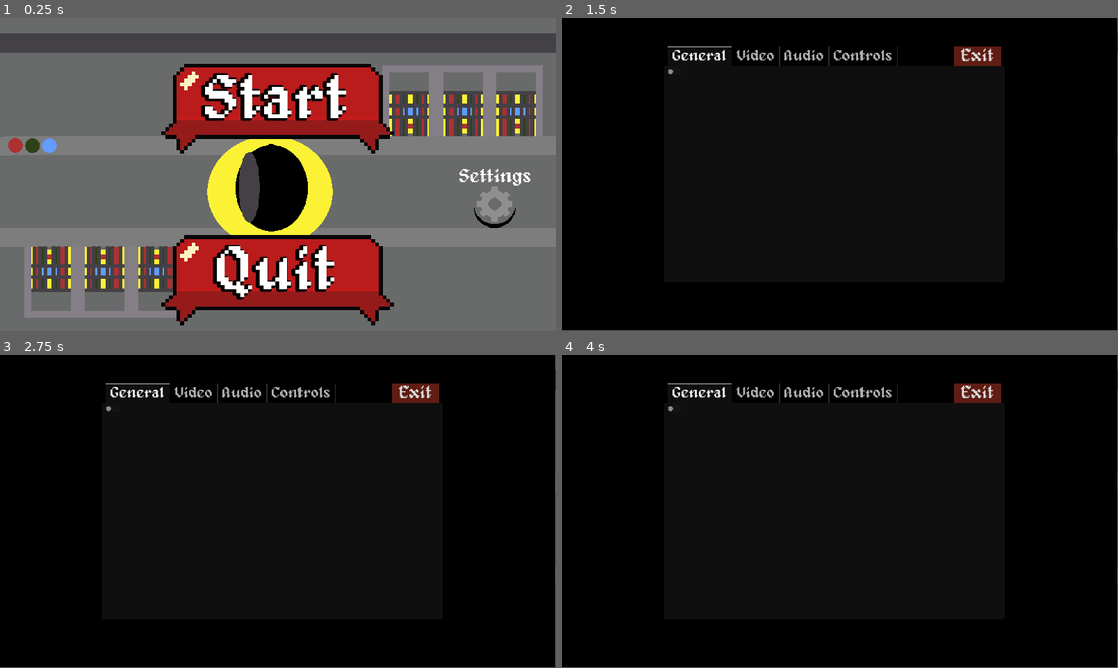
Above: before the commit, frames 1-4 (two rows, left to right).
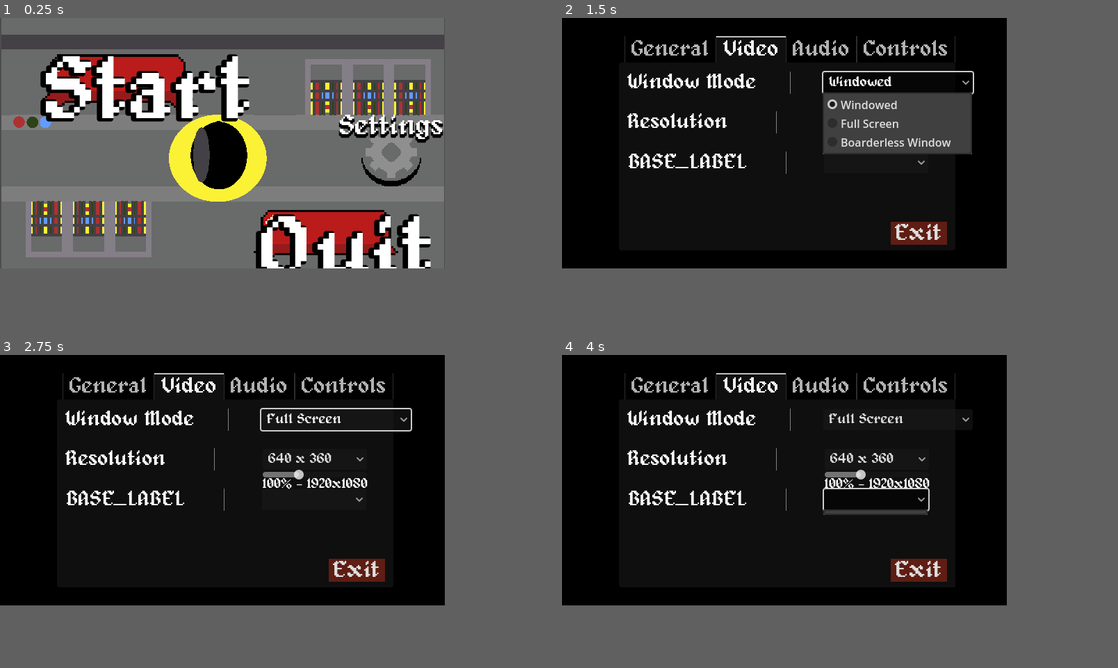
Above: after the commit, the same moments.

Repository: quapin/mattjam
Game: Godot game, scene res://src/UI/mainMenu.tscn
Same seed, same stepped clock (60 frames per second), same inputs: the game is played once before the commit and once after it.
Inputs (mouse positions are in pixels of both pictures, inside the frame that each line leads up to):
- Up to frame 1 (0.25 s): no input
- Up to frame 2 (1.5 s): click "Settings" at 0.5 s; click (979, 99) at 1.25 s, where only the run after the commit has a clickable "Windowed"
- Up to frame 3 (2.75 s): click (394, 486) at 2 s, where only the run after the commit has a clickable "640 x 360"
- Up to frame 4 (4 s): click (979, 436) at 2.75 s, where only the run after the commit has a clickable "Full Screen"; click (956, 536) at 3.52 s
In our replay, the window is 800x450 before the commit and 640x360 after it. These sizes can differ from the game's own. Grey fills any space a smaller window leaves; there, only what the larger window draws over its background counts as a difference.

The runs differ from the first frame. In frame 1, 48% of the frame differs, in the area x 0-100%, y 0-99%; in frame 2, 10%; in frame 3, 5.6%; in frame 4, 5.8%.

Commit message:
resolution settings

Diff:
--- a/project.godot
+++ b/project.godot
@@ -28,8 +28,13 @@
 
 [display]
 
-window/stretch/mode="canvas_items"
+window/size/viewport_width=640
+window/size/viewport_height=360
+window/size/mode=3
+window/size/resizable=false
+window/stretch/mode="viewport"
 window/stretch/aspect="expand"
+window/stretch/scale_mode="integer"
 
 [input]
 
--- a/src/UI/mainMenu.tscn
+++ b/src/UI/mainMenu.tscn
@@ -176,15 +176,15 @@
 
 [sub_resource type="LabelSettings" id="LabelSettings_em46g"]
 font = ExtResource("5_e8blt")
-font_size = 130
-shadow_size = 15
+font_size = 60
+shadow_size = 4
 shadow_color = Color(0, 0, 0, 1)
 shadow_offset = Vector2(-4, 1)
 
 [sub_resource type="LabelSettings" id="LabelSettings_6sofe"]
 font = ExtResource("5_e8blt")
-font_size = 130
-shadow_size = 15
+font_size = 60
+shadow_size = 4
 shadow_color = Color(0, 0, 0, 1)
 shadow_offset = Vector2(-4, 1)
 
@@ -199,18 +199,22 @@
 script = ExtResource("1_d45ex")
 
 [node name="AnimatedSprite2D" type="AnimatedSprite2D" parent="."]
-position = Vector2(574, 320.555)
-scale = Vector2(0.612067, 0.613788)
+position = Vector2(320.552, 180)
+scale = Vector2(0.331717, 0.333333)
 sprite_frames = SubResource("SpriteFrames_0auq7")
 autoplay = "default"
 frame_progress = 0.347077
 
 [node name="StartButton" type="TextureButton" parent="."]
-layout_mode = 0
-offset_left = 328.0
-offset_top = 88.0
-offset_right = 825.0
-offset_bottom = 282.0
+layout_mode = 1
+anchors_preset = 5
+anchor_left = 0.5
+anchor_right = 0.5
+offset_left = -262.0
+offset_top = 49.0
+offset_right = -39.0
+offset_bottom = 136.0
+grow_horizontal = 2
 texture_normal = ExtResource("2_tq75a")
 texture_pressed = ExtResource("3_eo1j6")
 texture_hover = ExtResource("4_tmd1t")
@@ -219,9 +223,9 @@
 [node name="StartLabel" type="Label" parent="StartButton"]
 layout_mode = 0
 offset_left = 8.0
-offset_top = 6.0
-offset_right = 489.0
-offset_bottom = 161.0
+offset_top = -3.0
+offset_right = 222.0
+offset_bottom = 78.0
 mouse_filter = 1
 text = "Start"
 label_settings = SubResource("LabelSettings_em46g")
@@ -229,11 +233,18 @@
 vertical_alignment = 1
 
 [node name="QuitButton" type="TextureButton" parent="."]
-layout_mode = 0
-offset_left = 328.0
-offset_top = 443.0
-offset_right = 825.0
-offset_bottom = 637.0
+layout_mode = 1
+anchors_preset = 7
+anchor_left = 0.5
+anchor_top = 1.0
+anchor_right = 0.5
+anchor_bottom = 1.0
+offset_left = 42.0
+offset_top = -87.0
+offset_right = 256.0
+offset_bottom = -6.0
+grow_horizontal = 2
+grow_vertical = 0
 texture_normal = ExtResource("2_tq75a")
 texture_pressed = ExtResource("3_eo1j6")
 texture_hover = ExtResource("4_tmd1t")
@@ -241,10 +252,10 @@
 
 [node name="QuitLabel" type="Label" parent="QuitButton"]
 layout_mode = 0
-offset_left = 7.0
-offset_top = 7.0
-offset_right = 489.0
-offset_bottom = 161.0
+offset_left = 14.0
+offset_top = 3.0
+offset_right = 200.0
+offset_bottom = 69.0
 mouse_filter = 1
 text = "Quit"
 label_settings = SubResource("LabelSettings_6sofe")
@@ -252,11 +263,18 @@
 vertical_alignment = 1
 
 [node name="SettingsButton" type="TextureButton" parent="."]
-layout_mode = 0
-offset_left = 972.0
-offset_top = 335.0
-offset_right = 1080.0
-offset_bottom = 437.0
+layout_mode = 1
+anchors_preset = 6
+anchor_left = 1.0
+anchor_top = 0.5
+anchor_right = 1.0
+anchor_bottom = 0.5
+offset_left = -131.0
+offset_top = -38.0
+offset_right = -23.0
+offset_bottom = 64.0
+grow_horizontal = 0
+grow_vertical = 2
 texture_normal = ExtResource("45_8m86b")
 texture_pressed = ExtResource("46_15y2q")
 texture_hover = ExtResource("47_ryo24")
@@ -264,10 +282,14 @@
 
 [node name="SettingsLabel" type="Label" parent="SettingsButton"]
 layout_mode = 0
-offset_left = -19.0
-offset_top = -25.0
-offset_right = 221.0
-offset_bottom = 35.0
+offset_left = -20.0
+offset_top = -5.0
+offset_right = 220.0
+offset_bottom = 55.0
+theme_override_colors/font_shadow_color = Color(0, 0, 0, 1)
+theme_override_constants/shadow_offset_x = 0
+theme_override_constants/shadow_offset_y = 4
+theme_override_constants/shadow_outline_size = 5
 theme_override_fonts/font = ExtResource("5_e8blt")
 theme_override_font_sizes/font_size = 40
 text = "Settings"
@@ -285,13 +307,9 @@
 
 [node name="SettingsMenu" parent="ColorRect" instance=ExtResource("45_r475f")]
 layout_mode = 1
-offset_left = 3.0
-offset_right = 3.0
-
-[node name="Camera2D" type="Camera2D" parent="."]
-position = Vector2(577, 325)
-editor_draw_limits = true
-editor_draw_drag_margin = true
+offset_top = -11.0
+offset_right = 10.0
+offset_bottom = 4.0
 
 [connection signal="button_up" from="StartButton" to="." method="_on_start_button_button_up"]
 [connection signal="mouse_entered" from="StartButton/StartLabel" to="." method="_on_start_label_mouse_entered"]
--- a/src/UI/settingsMenu.gd
+++ b/src/UI/settingsMenu.gd
@@ -5,11 +5,33 @@
 
 @onready var buttonScene = preload("res://src/input/inputButton.tscn")
 @onready var actionList = $TabContainer/Controls/MarginContainer/VBoxContainer/ScrollContainer/ActionList
+@onready var windowModeButton = $TabContainer/Video/MarginContainer/ScrollContainer/VBoxContainer/WindowModeButton/HBoxContainer/OptionButton
+@onready var resolutionModeButton = $TabContainer/Video/MarginContainer/ScrollContainer/VBoxContainer/ResolutionModeButton/HBoxContainer/OptionButton
+@onready var scaleLabel = $TabContainer/Video/MarginContainer/ScrollContainer/VBoxContainer/ResolutionModeButton/ScaleSlider/ScaleLabel
+@onready var scaleSlider = $TabContainer/Video/MarginContainer/ScrollContainer/VBoxContainer/ResolutionModeButton/ScaleSlider
+
+
+
+const windowModeArray : Array[String] = [
+	"Windowed",
+	"Full Screen",
+	"Boarderless Window",
+]
+
+const resolutionDictionary : Dictionary = {
+	"640 x 360" : Vector2i(640, 360),
+	"1280 x 720" : Vector2i(1280, 720),
+	"1600 x 900" : Vector2i(1600, 900),
+	"1920 x 1080" : Vector2i(1920, 1080),
+	"2560 x 1440" : Vector2i(2560, 1440),
+	"3840 x 2160" : Vector2i(3840, 2160)
+}
 
 var isRemapping = false
 var actionRemapping = null
 var keyRemapping = null
 var settingsClosed = true
+
 
 var inputActions = {
 	"up": "Move Up",
@@ -22,7 +44,66 @@
 }
 
 func _ready():
+	addWindowModeItems()
+	addResolutionItems()
 	_create_action_list()
+	checkVars()
+	set_process(false)
+	windowModeButton.item_selected.connect(onWindowModeSelected)
+	resolutionModeButton.item_selected.connect(onResolutionSelected)
+
+func checkVars():
+	var window = get_window()
+	var mode = window.get_mode()
+
+	if mode == Window.MODE_EXCLUSIVE_FULLSCREEN:
+		windowModeButton.select(1)
+
+func setResoultionText():
+	var resolutionText = str(get_window().get_size().x) + " x " + str(get_window().get_size().y)
+	resolutionModeButton.set_text(resolutionText)
+
+func addWindowModeItems():
+		for windowMode in windowModeArray:
+			windowModeButton.add_item(windowMode)
+
+func onWindowModeSelected(index : int):
+	match index:
+		0: # Windowed
+			DisplayServer.window_set_mode(DisplayServer.WINDOW_MODE_WINDOWED)
+			DisplayServer.window_set_flag(DisplayServer.WINDOW_FLAG_BORDERLESS, false)
+			DisplayServer.window_set_size(Vector2i(1280, 720))
+		1: # FullScreen
+			DisplayServer.window_set_mode(DisplayServer.WINDOW_MODE_EXCLUSIVE_FULLSCREEN)
+			DisplayServer.window_set_flag(DisplayServer.WINDOW_FLAG_BORDERLESS, false)
+		2: # Borderless Window
+			DisplayServer.window_set_mode(DisplayServer.WINDOW_MODE_WINDOWED)
+			DisplayServer.window_set_flag(DisplayServer.WINDOW_FLAG_BORDERLESS, true)
+	setResoultionText()
+	centerWindow()
+
+func addResolutionItems():
+	var currentResolution = get_window().get_size()
+	var ID = 0
+
+	for resolution in resolutionDictionary:
+		resolutionModeButton.add_item(resolution, ID)
+
+		if resolutionDictionary[resolution] == currentResolution:
+			resolutionModeButton.select(ID)
+
+		ID += 1
+
+func onResolutionSelected(index: int):
+	DisplayServer.window_set_size(resolutionDictionary.values()[index])
+	centerWindow()
+	#var ID = resolutionModeButton.get_item_text(index)
+	#get_window().set_size(resolutionDictionary[ID])
+
+func centerWindow():
+	var centerScreen = DisplayServer.screen_get_position() + DisplayServer.screen_get_size() / 2
+	var windowSize = get_window().get_size_with_decorations()
+	get_window().set_position(centerScreen - windowSize / 2)
 
 func _create_action_list():
 	InputMap.load_from_project_settings()
@@ -84,3 +165,12 @@
 	hide()
 	$TabContainer.current_tab = 0
 	settingsClosed = true
+	set_process(false)
+
+
+func _on_h_slider_value_changed(value):
+	var resolutionScale = value/100.0
+	var resolutionText = str(round(get_window().get_size().x * resolutionScale)) + " x " + str(round(get_window().get_size().y * resolutionScale))
+
+	scaleLabel.set_text(str(value) + "% - " + resolutionText)
+	get_viewport().set_scaling_2d_scale(resolutionScale)
--- a/src/UI/settingsMenu.tscn
+++ b/src/UI/settingsMenu.tscn
@@ -39,17 +39,19 @@
 anchor_top = 0.5
 anchor_right = 0.5
 anchor_bottom = 0.5
-offset_left = -361.0
-offset_top = -264.0
-offset_right = 345.0
-offset_bottom = 224.0
+offset_left = -237.0
+offset_top = -151.0
+offset_right = 247.0
+offset_bottom = 157.0
 grow_horizontal = 2
 grow_vertical = 2
 theme_override_fonts/font = ExtResource("3_1nai0")
 theme_override_font_sizes/font_size = 32
+current_tab = 1
 clip_tabs = false
 
 [node name="General" type="TabBar" parent="TabContainer"]
+visible = false
 layout_mode = 2
 
 [node name="MarginContainer" type="MarginContainer" parent="TabContainer/General"]
@@ -68,7 +70,150 @@
 shortcut = SubResource("Shortcut_xy2r1")
 
 [node name="Video" type="TabBar" parent="TabContainer"]
-visible = false
+layout_mode = 2
+
+[node name="MarginContainer" type="MarginContainer" parent="TabContainer/Video"]
+layout_mode = 1
+anchors_preset = 15
+anchor_right = 1.0
+anchor_bottom = 1.0
+offset_top = -35.0
+offset_right = -436.0
+offset_bottom = 35.0
+grow_horizontal = 2
+grow_vertical = 2
+theme_override_constants/margin_left = 20
+theme_override_constants/margin_top = 50
+theme_override_constants/margin_right = 20
+theme_override_constants/margin_bottom = 20
+
+[node name="ScrollContainer" type="ScrollContainer" parent="TabContainer/Video/MarginContainer"]
+clip_contents = false
+layout_mode = 2
+
+[node name="VBoxContainer" type="VBoxContainer" parent="TabContainer/Video/MarginContainer/ScrollContainer"]
+layout_mode = 2
+theme_override_constants/separation = 50
+
+[node name="WindowModeButton" type="Control" parent="TabContainer/Video/MarginContainer/ScrollContainer/VBoxContainer"]
+layout_mode = 2
+size_flags_horizontal = 0
+size_flags_vertical = 8
+
+[node name="HBoxContainer" type="HBoxContainer" parent="TabContainer/Video/MarginContainer/ScrollContainer/VBoxContainer/WindowModeButton"]
+layout_mode = 1
+anchors_preset = 9
+anchor_bottom = 1.0
+offset_left = -8.0
+offset_top = -1.0
+offset_right = 424.0
+offset_bottom = 29.0
+grow_vertical = 2
+theme_override_constants/separation = 20
+
+[node name="Label" type="Label" parent="TabContainer/Video/MarginContainer/ScrollContainer/VBoxContainer/WindowModeButton/HBoxContainer"]
+clip_contents = true
+layout_mode = 2
+theme_override_fonts/font = ExtResource("3_1nai0")
+theme_override_font_sizes/font_size = 30
+text = "Window Mode"
+vertical_alignment = 1
+
+[node name="VSeparator" type="VSeparator" parent="TabContainer/Video/MarginContainer/ScrollContainer/VBoxContainer/WindowModeButton/HBoxContainer"]
+layout_mode = 2
+theme_override_constants/separation = 56
+
+[node name="OptionButton" type="OptionButton" parent="TabContainer/Video/MarginContainer/ScrollContainer/VBoxContainer/WindowModeButton/HBoxContainer"]
+custom_minimum_size = Vector2(150, 30)
+layout_mode = 2
+theme_override_fonts/font = ExtResource("3_1nai0")
+theme_override_font_sizes/font_size = 20
+
+[node name="ResolutionModeButton" type="Control" parent="TabContainer/Video/MarginContainer/ScrollContainer/VBoxContainer"]
+layout_mode = 2
+size_flags_horizontal = 0
+size_flags_vertical = 8
+
+[node name="HBoxContainer" type="HBoxContainer" parent="TabContainer/Video/MarginContainer/ScrollContainer/VBoxContainer/ResolutionModeButton"]
+layout_mode = 1
+anchors_preset = 4
+anchor_top = 0.5
+anchor_bottom = 0.5
+offset_left = -8.0
+offset_top = 6.0
+offset_right = 426.0
+offset_bottom = 36.0
+grow_vertical = 2
+theme_override_constants/separation = 65
+
+[node name="Label" type="Label" parent="TabContainer/Video/MarginContainer/ScrollContainer/VBoxContainer/ResolutionModeButton/HBoxContainer"]
+layout_mode = 2
+theme_override_fonts/font = ExtResource("3_1nai0")
+theme_override_font_sizes/font_size = 30
+text = "Resolution"
+vertical_alignment = 1
+
+[node name="VSeparator" type="VSeparator" parent="TabContainer/Video/MarginContainer/ScrollContainer/VBoxContainer/ResolutionModeButton/HBoxContainer"]
+layout_mode = 2
+theme_override_constants/separation = 10
+
+[node name="OptionButton" type="OptionButton" parent="TabContainer/Video/MarginContainer/ScrollContainer/VBoxContainer/ResolutionModeButton/HBoxContainer"]
+custom_minimum_size = Vector2(150, 30)
+layout_mode = 2
+theme_override_fonts/font = ExtResource("3_1nai0")
+theme_override_font_sizes/font_size = 20
+
+[node name="ScaleSlider" type="HSlider" parent="TabContainer/Video/MarginContainer/ScrollContainer/VBoxContainer/ResolutionModeButton"]
+layout_mode = 0
+offset_left = 276.0
+offset_top = 35.0
+offset_right = 426.0
+offset_bottom = 51.0
+min_value = 50.0
+max_value = 200.0
+step = 5.0
+value = 100.0
+ticks_on_borders = true
+
+[node name="ScaleLabel" type="Label" parent="TabContainer/Video/MarginContainer/ScrollContainer/VBoxContainer/ResolutionModeButton/ScaleSlider"]
+layout_mode = 0
+offset_top = 12.0
+offset_right = 152.0
+offset_bottom = 35.0
+theme_override_fonts/font = ExtResource("3_1nai0")
+theme_override_font_sizes/font_size = 20
+text = "100% - 1920x1080"
+
+[node name="SettingsTab" type="Control" parent="TabContainer/Video/MarginContainer/ScrollContainer/VBoxContainer"]
+layout_mode = 2
+size_flags_horizontal = 0
+size_flags_vertical = 8
+
+[node name="HBoxContainer" type="HBoxContainer" parent="TabContainer/Video/MarginContainer/ScrollContainer/VBoxContainer/SettingsTab"]
+layout_mode = 1
+anchors_preset = 4
+anchor_top = 0.5
+anchor_bottom = 0.5
+offset_left = -6.0
+offset_top = 14.0
+offset_right = 500.0
+offset_bottom = 44.0
+grow_vertical = 2
+theme_override_constants/separation = 53
+
+[node name="Label" type="Label" parent="TabContainer/Video/MarginContainer/ScrollContainer/VBoxContainer/SettingsTab/HBoxContainer"]
+clip_contents = true
+layout_mode = 2
+theme_override_fonts/font = ExtResource("3_1nai0")
+theme_override_font_sizes/font_size = 30
+text = "BASE_LABEL"
+vertical_alignment = 1
+
+[node name="VSeparator" type="VSeparator" parent="TabContainer/Video/MarginContainer/ScrollContainer/VBoxContainer/SettingsTab/HBoxContainer"]
+layout_mode = 2
+
+[node name="OptionButton" type="OptionButton" parent="TabContainer/Video/MarginContainer/ScrollContainer/VBoxContainer/SettingsTab/HBoxContainer"]
+custom_minimum_size = Vector2(150, 30)
 layout_mode = 2
 
 [node name="Audio" type="TabBar" parent="TabContainer"]
@@ -102,6 +247,7 @@
 [node name="ActionList" type="VBoxContainer" parent="TabContainer/Controls/MarginContainer/VBoxContainer/ScrollContainer"]
 layout_mode = 2
 size_flags_horizontal = 3
+theme_override_constants/separation = 10
 
 [node name="InputButton" parent="TabContainer/Controls/MarginContainer/VBoxContainer/ScrollContainer/ActionList" instance=ExtResource("2_7cqap")]
 layout_mode = 2
@@ -156,15 +302,16 @@
 
 [node name="Exit" type="Button" parent="."]
 layout_mode = 0
-offset_left = 823.0
-offset_top = 60.0
-offset_right = 921.0
-offset_bottom = 100.0
+offset_left = 486.0
+offset_top = 304.0
+offset_right = 567.0
+offset_bottom = 337.0
 theme_override_fonts/font = ExtResource("3_1nai0")
 theme_override_font_sizes/font_size = 34
 theme_override_styles/normal = SubResource("StyleBoxFlat_lko2i")
 text = "Exit
 "
 
+[connection signal="value_changed" from="TabContainer/Video/MarginContainer/ScrollContainer/VBoxContainer/ResolutionModeButton/ScaleSlider" to="." method="_on_h_slider_value_changed"]
 [connection signal="pressed" from="TabContainer/Controls/MarginContainer/VBoxContainer/DefaultsButton" to="." method="_on_defaults_button_pressed"]
 [connection signal="pressed" from="Exit" to="." method="_on_exit_pressed"]
--- a/src/characters/player.tscn
+++ b/src/characters/player.tscn
@@ -8,16 +8,14 @@
 size = Vector2(61, 91)
 
 [node name="Player" type="CharacterBody2D"]
-position = Vector2(500, 300)
+position = Vector2(289, 224)
 script = ExtResource("1_t3a8o")
 
 [node name="Sprite2D" type="Sprite2D" parent="."]
-position = Vector2(1.90735e-06, 1.90735e-06)
-scale = Vector2(3, 3)
+scale = Vector2(3.03125, 3.04167)
 texture = ExtResource("2_l63u2")
 
 [node name="CollisionShape2D" type="CollisionShape2D" parent="."]
-position = Vector2(-0.5, -9.5)
 shape = SubResource("RectangleShape2D_t1lgl")
 
 [node name="Dash" parent="." instance=ExtResource("3_x1q3s")]
--- a/src/scripts/UI/mainMenu.gd
+++ b/src/scripts/UI/mainMenu.gd
@@ -62,8 +62,10 @@
 		$ColorRect.show()
 		$ColorRect/SettingsMenu.show()
 	settingsShow = true
+	$ColorRect/SettingsMenu.set_process(true)
 
 
 func _on_settings_menu_hidden():
 	settingsShow = false
 	$ColorRect.hide()
+	$ColorRect/SettingsMenu.set_process(false)
